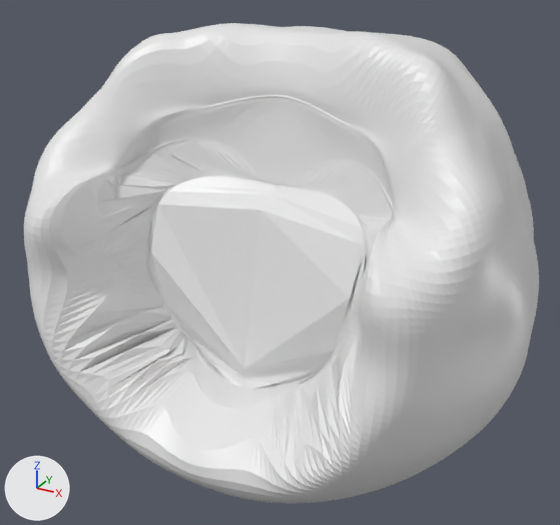
Two versions of the Blender file Source/hairblob.blend, one commit apart.
Camera for both pictures: a 50 mm lens placed at (1.64, -3.08, 1.32), pointed at (-0.23, 0.32, -0.38). The axes (+X, +Y, +Z) are drawn at lower left. The lights are the same throughout.

The first picture shows 'Quad Sphere'.
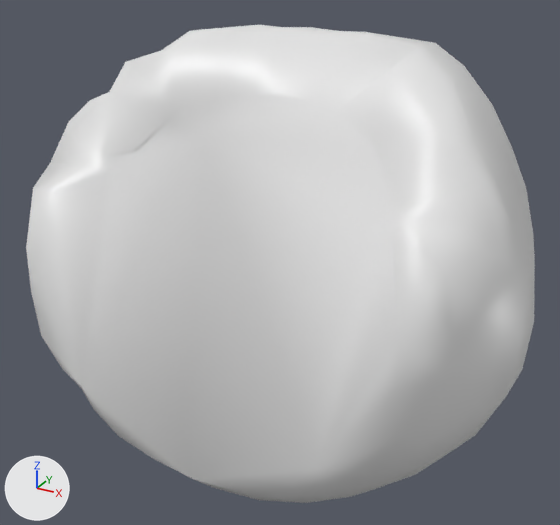
Changed parts and their boxes [x1, y1, x2, y2] in the pictures (560 x 525 px):
'Quad Sphere', reshaped
    before: [24, 23, 539, 503]
    after: [26, 25, 535, 503]
part 1 of me_quad_sphere, cut back
    before: [24, 23, 539, 503]
    after: [200, 27, 310, 137]

The change in detail:
me_quad_sphere is used by ob_quad_sphere; location (0.0, 0.0, 0.0).
me_quad_sphere had 24578 vertices, 24576 faces and spanned x -1.19..1.19, y -0.9..1.97, z -1.28..0.9.
me_quad_sphere now has 413 vertices, 477 faces and spans x -1.18..1.18, y -0.89..1.87, z -1.28..0.89.
me_quad_sphere part 1: 1 vertex moved within x -0.14, y -0.1, z 0.62; 24165 vertices removed from x -1.19..1.19, y -0.9..1.97, z -1.28..0.9.
me_quad_sphere part 2: the surface is now shaded smooth.
